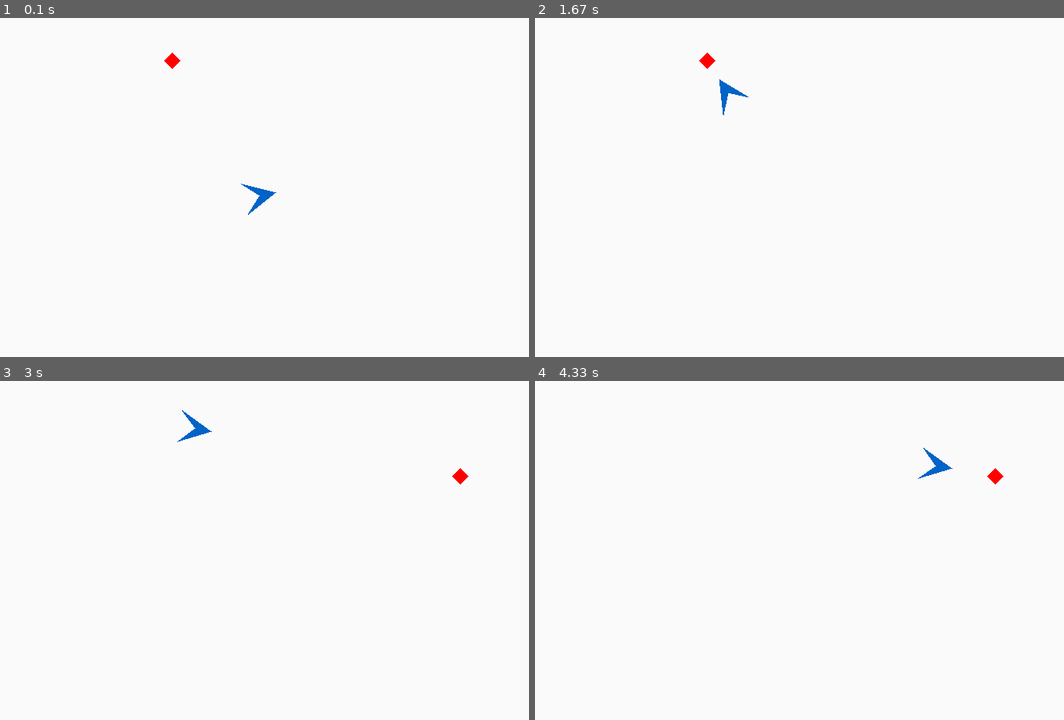
Above: before the commit, frames 1-4 (two rows, left to right).
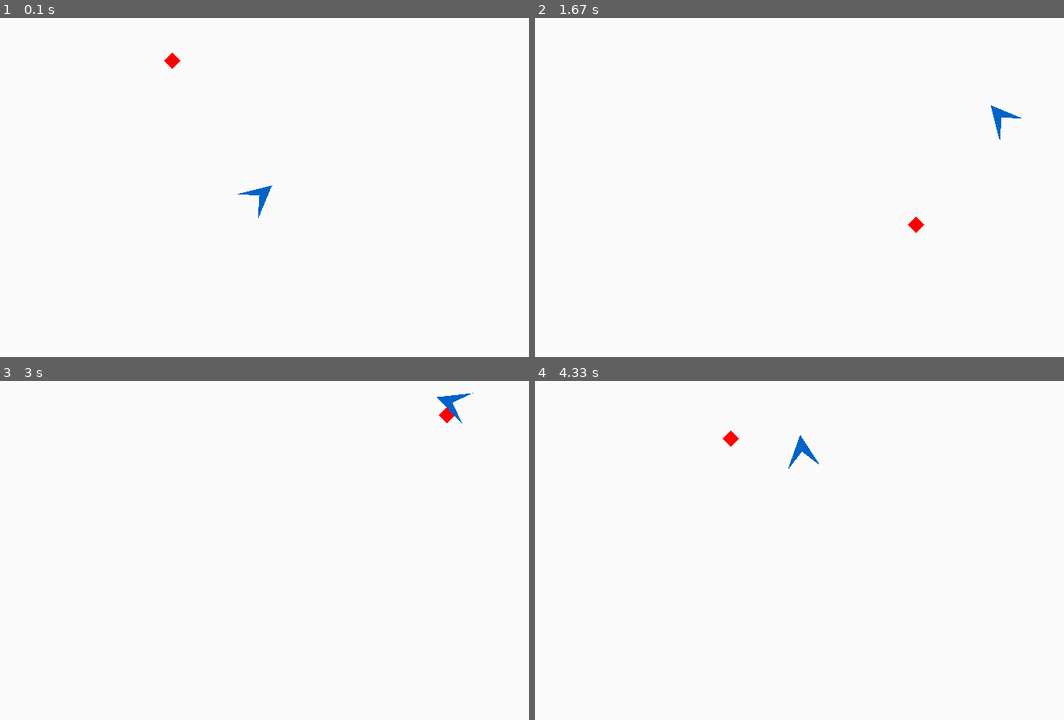
Above: after the commit, the same moments.

Repository: yipyip/Pygame-Examples
Game: pygame game, started from goalchaser.py
Same seed, same stepped clock (60 frames per second), same inputs: the game is played once before the commit and once after it. The source is Python 2; it was converted automatically to run under Python 3.
Inputs:
- Up to frame 1 (0.1 s): no input
- Up to frame 2 (1.67 s): no input
- Up to frame 3 (3 s): no input
- Up to frame 4 (4.33 s): no input

The runs differ from the first frame. In frame 1, 0.1% of the frame differs, in the area x 44-53%, y 48-60%; in frame 2, 0.5%; in frame 3, 0.5%; in frame 4, 0.5%, in the area x 35-89%, y 14-31%.

Commit message:
if angle < 0:         angle = PI2 + angle

Diff:
--- a/goalchaser.py
+++ b/goalchaser.py
@@ -14,36 +14,36 @@
 
 ####
 
-def make_alpha_complex(delta=DELTA):
+def make_alpha_z(delta=DELTA):
 
     steps = PI2 / delta
 
-    def atc(alpha):
+    def atz(alpha):
 
         return complex(math.cos(alpha * steps), math.sin(alpha * steps))
 
-    return atc
-
-####
-
-alpha_to_complex = make_alpha_complex()
-
-####
-
-def get_angle(pos, alpha, goal_pos):
-
-    zang = alpha_to_complex(alpha)
+    return atz
+
+####
+
+alpha_to_z = make_alpha_z()
+
+####
+
+def get_delta_angle(pos, alpha, goal_pos):
+
+    zang = alpha_to_z(alpha)
     zgoal = complex(goal_pos[0] - pos[0], goal_pos[1] - pos[1])
 
-    # fuer atan2() muss zgoal nicht normiert werden
+    # no norm for atan2()
     try:
-        zgoal = (zgoal / zang)   # / abs(zgoal)) / zang
+        zturn = (zgoal / zang)
     except ZeroDivisionError:
         return 0
 
-    angle = math.atan2(zgoal.imag, zgoal.real)
+    angle = math.atan2(zturn.imag, zturn.real)
     if angle < 0:
-        angle = PI2 - angle
+        angle = PI2 + angle
 
     return int(DELTA * angle / PI2)
 
@@ -76,17 +76,17 @@
 class PygView(object):
 
 
-    def __init__(self, controller, width, height, fps, backcol=(250, 250, 250)):
+    def __init__(self, controller, conf):
 
         self.controller = controller
-        self.width = width
-        self.height = height
-        self.backcol = backcol
-        self.fps = fps
+        self.width = conf['width']
+        self.height = conf['height']
+        self.backcol = conf['backcol']
+        self.fps = conf['fps']
         self.quit_keys = pyg.K_ESCAPE, pyg.K_q
 
         pyg.init()
-        self.canvas = pyg.display.set_mode((width, height), pyg.DOUBLEBUF)
+        self.canvas = pyg.display.set_mode((self.width, self.height), pyg.DOUBLEBUF)
         pyg.display.set_caption("Press Esc to exit")
         self.clock = pyg.time.Clock()
 
@@ -146,26 +146,26 @@
 
 class Shape(object):
 
-    __slots__ = ['coords', 'act_coords', 'color', 'pos', 'alpha']
 
     def __init__(self, coords, color):
 
         self.coords = coords
         self.act_coords = list(coords[:])
         self.color = color
-        self.pos = (0.0, 0.0)
-        self.alpha = 0.0
+        self.pos = 0.0, 0.0
+        self.alpha = 0
+        self.dxy = 0.0, 0.0
 
 
     def translate_abs(self, tx, ty):
 
-        self.pos = tx, ty
+        self.pos = int(tx), int(ty)
 
 
     def translate_rel(self, tx, ty):
 
         x, y = self.pos
-        self.pos = x + tx, y + ty
+        self.pos = int(x + tx), int(y + ty)
 
 
     def rotate_abs(self, alpha):
@@ -175,12 +175,13 @@
 
     def rotate_rel(self, alpha):
 
-        self.alpha += alpha
+        print "turnrel", alpha
+        self.alpha = (int(self.alpha + alpha)) % DELTA
 
 
     def draw(self, device, color=None):
 
-        alpha_z = alpha_to_complex(self.alpha)
+        alpha_z = alpha_to_z(self.alpha)
         rot_pts = [complex(*pt) * alpha_z for pt in self.coords]
         tx, ty = self.pos
         coords = [(x + tx, y + ty) for x, y in [(z.real, z.imag) for z in rot_pts]]
@@ -193,6 +194,11 @@
 class Goal(Shape):
 
 
+    def __init__(self, coords, conf):
+
+        super(Goal, self).__init__(coords, conf['goal_col'])
+
+
     def random_trans(self, min_width, min_height, max_width, max_height):
 
         tx, ty = rand.randint(min_width, max_width), rand.randint(min_height, max_height)
@@ -201,18 +207,19 @@
 ####
 
 class Robot(Shape):
-
-    __slots__ = ['state', 'ang_step', 'ang_eps', 'move_step', 'move_eps', 'dx', 'dy']
-
-    def __init__(self, coords, color, speed,
-                 ang_step=2, ang_eps=2, move_step=1, move_eps=1):
-
-        Shape.__init__(self, coords, color)
+    """The Goal Chaser"""
+
+    def __init__(self, coords, conf):
+
+        super(Robot, self).__init__(coords, conf['robot_col'])
         self.state = 'orientating'
-        self.ang_step = ang_step * speed
-        self.ang_eps = ang_eps * (speed * dt + 1)
-        self.move_step = move_step * speed
-        self.move_eps = move_eps * (speed * dt + 1)
+        speed = conf['speed']
+        dt = conf['dt']
+
+        self.ang_step = conf['ang_step'] * speed
+        self.ang_eps = conf['ang_eps'] * (speed * dt + 1)
+        self.move_step = conf['move_step'] * speed
+        self.move_eps = conf['move_eps'] * (speed * dt + 1)
 
 
     def reset(self):
@@ -222,16 +229,22 @@
 
     def orientate(self, dt, goal_pos):
 
+        print self.alpha, self.pos, self.state
         if self.state in ('goal reached', 'moving'):
             return
 
         if self.state == 'orientating':
-            ang = get_angle(self.pos, self.alpha, goal_pos)
-            if abs(ang) < self.ang_eps:
+            ang = get_delta_angle(self.pos, self.alpha, goal_pos)
+            ang_eps = self.ang_eps
+            if ang < ang_eps or (DELTA - ang) < ang_eps:
                 self.state = 'orientation ok'
             else:
-                # hier ist der Knackpunkt!
-                self.rotate_rel((-dt * self.ang_step, dt * self.ang_step)[ang < DELTA2])
+                # !!!
+                if ang < DELTA2:
+                    turn = dt * self.ang_step
+                else:
+                    turn = -dt * self.ang_step
+                self.rotate_rel(turn)
 
 
     def move(self, dt, goal_pos):
@@ -241,40 +254,49 @@
 
         if self.state == 'orientation ok':
             self.state = 'moving'
-            x, y = dirvec2(self.pos, goal_pos)
-            self.dx, self.dy = dt * x * self.move_step, dt * y * self.move_step
+            self.old_distance = distance2(self.pos, goal_pos)
+            zdirect = alpha_to_z(self.alpha)
+            x, y = zdirect.real, zdirect.imag
+            self.dxy = dt * x * self.move_step, dt * y * self.move_step
 
         if self.state == 'moving':
-            self.translate_rel(self.dx, self.dy)
+            self.translate_rel(*self.dxy)
             if distance2(goal_pos, self.pos) < self.move_eps:
                 self.state = 'goal reached'
-
-####
-
-class Controller(object):
-
-
-    def __init__(self, view, width, height, dt, speed, fps=200):
-
-        self.width = width
-        self.height = height
-        self.areal = map(int, (width * 0.1, height * 0.1, width * 0.9, height * 0.9))
-        self.view = view(self, width, height, fps)
-        self.goal = Goal(((10, 0), (0, 10), (-10, 0), (0, -10)), (255, 0, 0))
-        self.robot = Robot(((20, 0), (-20, 20), (0, 0), (-20, -20)), (0, 99, 199), speed)
-
-        self.goal.random_trans(*self.areal)
-        self.robot.translate_abs(width // 2, height // 2)
-
-        self.dtimer = DeltaTimer(dt)
-        #self.fps = fps
-        #self.dt = dt
+            else:
+                dist = distance2(self.pos, goal_pos)
+                if dist > self.old_distance:
+                    self.state = 'orientating'
+                else:
+                    self.old_distance = dist
+
+####
+
+class Simulation(object):
+    """Model and Controller as one Class"""
+
+    def __init__(self, view, conf):
+
+
+        self.width = conf['width']
+        self.height = conf['height']
+        self.area = map(int, (self.width * 0.1, self.height * 0.1,
+                               self.width * 0.9, self.height * 0.9))
+        self.view = view(self, conf)
+
+        self.goal = Goal(((10, 0), (0, 10), (-10, 0), (0, -10)), conf)
+        self.robot = Robot(((20, 0), (-20, 20), (0, 0), (-20, -20)), conf)
+
+        self.goal.random_trans(*self.area)
+        self.robot.translate_abs(self.width // 2, self.height // 2)
+
+        self.dtimer = DeltaTimer(conf['dt'])
 
 
     def process(self):
 
         if self.robot.state == 'goal reached':
-            self.goal.random_trans(*self.areal)
+            self.goal.random_trans(*self.area)
             self.robot.reset()
 
         self.goal.draw(self.view)
@@ -318,12 +340,21 @@
 
 ####
 
+CONFIG = {'width': 800,
+          'height': 600,
+          'backcol': (250, 250, 250),
+          'robot_col': (0, 99, 199),
+          'goal_col': (255, 0, 0),
+          'fps': 200,   # how often a sample of the simulation is rendered
+          'speed': 300, # the robot's speedfactor
+          'dt': 0.0051,  # step for mathematical calculation of movement (smoothness)
+          'ang_step': 4,
+          'ang_eps': 19,
+          'move_step': 4,
+          'move_eps': 4}
+
+####
+
 if __name__ == '__main__':
 
-    # how often a sample of the simulation is rendered
-    FPS = 600
-    # the robot's speedfactor
-    SPEED = 200
-    # step for mathematical calculation of movement
-    dt = 0.002
-    Controller(PygView, 800, 600, dt, SPEED, FPS).run()
+    Simulation(PygView, CONFIG).run()
